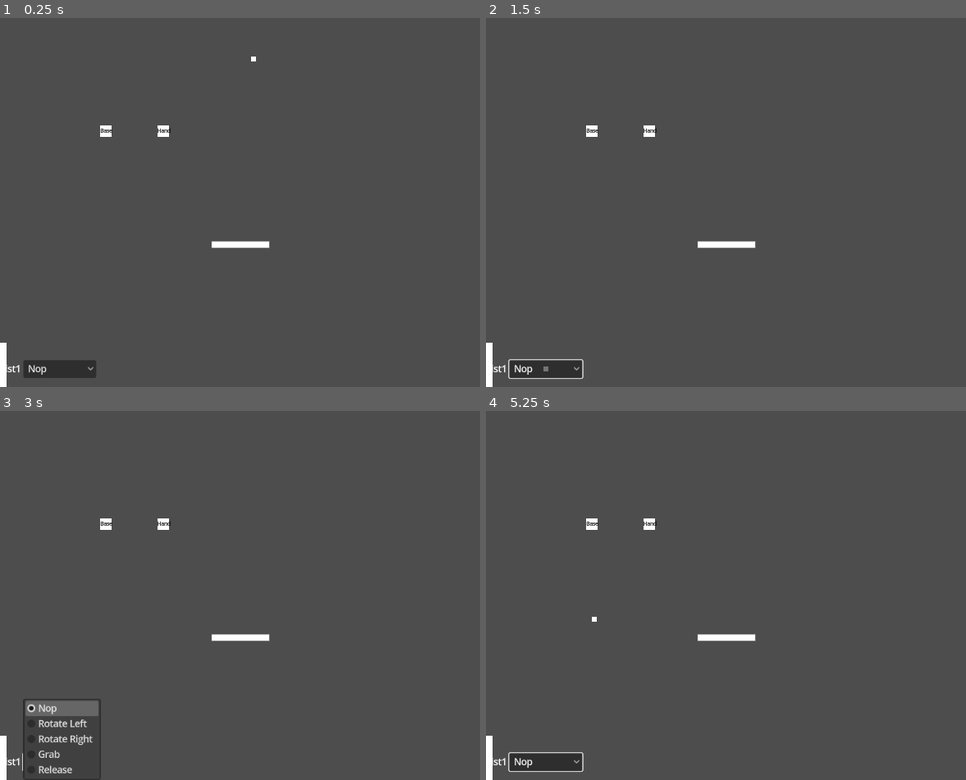
Above: before the commit, frames 1-4 (two rows, left to right).
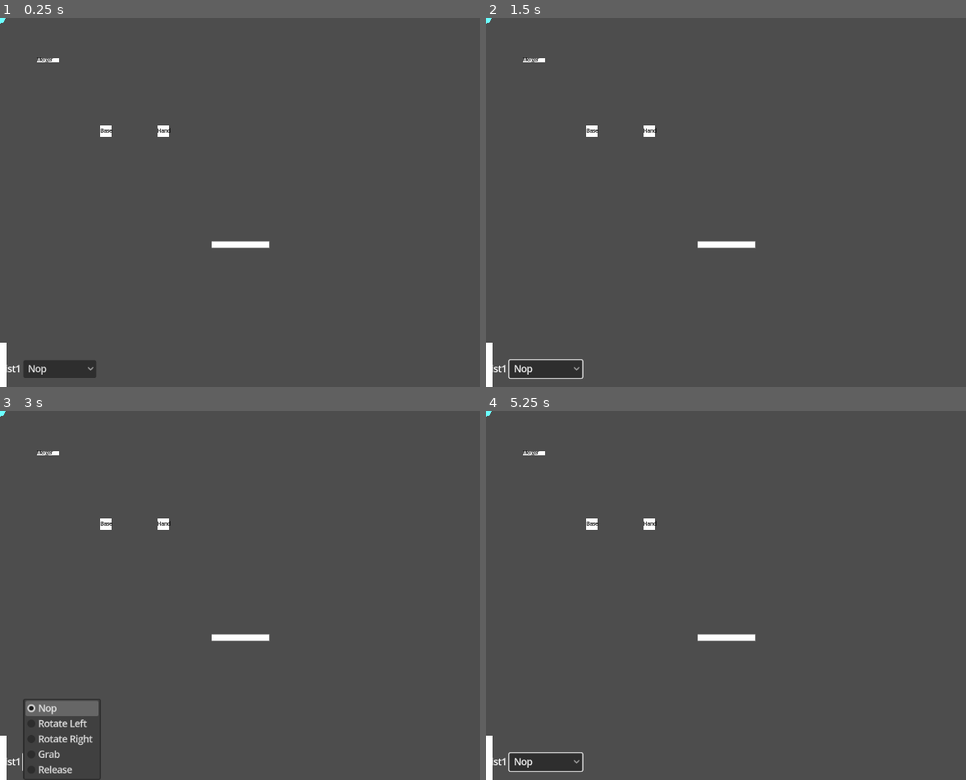
Above: after the commit, the same moments.

Repository: hpi-swa-lab/godot-pronto
Game: Godot game, scene res://prototypes/i4w1-opus-magnum/opus-magnum.tscn
Same seed, same stepped clock (60 frames per second), same inputs: the game is played once before the commit and once after it. The project has no main scene, so this scene is started directly.
Inputs (mouse positions are in pixels of both pictures, inside the frame that each line leads up to):
- Up to frame 1 (0.25 s): no input
- Up to frame 2 (1.5 s): click "Nop" at 0.5 s; tap Enter (ui_accept) at 1.25 s; move the mouse to (956, 184) at 1.27 s; hold Right (ui_right) from 1.28 s (still down); tap J at 1.35 s; click (956, 184) at 1.42 s
- Up to frame 3 (3 s): tap Enter (ui_accept) at 1.52, 2, 2.75 s; release Right (ui_right) at 2 s; drag from (196, 613) to (57, 761) at 2.02 s; move the mouse to (393, 514) at 2.77 s; hold Left (ui_left) from 2.78 s (still down); tap I at 2.85 s
- Up to frame 4 (5.25 s): release Left (ui_left) at 3.5 s; tap Enter (ui_accept) at 3.5, 4.25, 4.52, 5 s; drag from (783, 669) to (591, 525) at 3.52 s; move the mouse to (outside the picture) at 4.27 s; hold Right (ui_right) 4.28-5 s; tap E at 4.35 s; drag from (615, 540) to (548, 779) at 5.02 s

The runs differ from the first frame. In frame 1, less than 0.1% of the frame differs, in the area x 0-54%, y 0-12%; in frame 2, less than 0.1%; in frame 3, less than 0.1%; in frame 4, less than 0.1%.

Commit message:
merging and grabbing of spawned atoms

Diff:
--- a/prototypes/i4w1-opus-magnum/opus-magnum.tscn
+++ b/prototypes/i4w1-opus-magnum/opus-magnum.tscn
@@ -107,10 +107,15 @@
 		return
 
 	var target = molecules[0]
-	var transform = target.global_transform
-	target.get_parent().remove_child(target)
-	to.get_node(\"Hand\").add_child(target)
-	target.global_transform = transform
+	target.top_level = false
+
+	var after = func():
+		var transform = target.global_transform
+		target.get_parent().remove_child(target)
+		to.get_node(\"Hand\").add_child(target)
+		target.global_transform = transform
+		print(\"Grab\")
+	after.call_deferred()
 "
 
 [sub_resource type="Resource" id="Resource_sjaap"]
@@ -164,6 +169,7 @@
 	desk.add_child(target)
 	target.global_transform = transform
 
+	print(\"Release\")
 "
 
 [sub_resource type="Resource" id="Resource_5exp8"]
@@ -412,21 +418,37 @@
 	return true
 "
 
-[sub_resource type="Resource" id="Resource_865p7"]
-script = ExtResource("5_drryg")
-nested_script = SubResource("GDScript_0d18d")
+[sub_resource type="Resource" id="Resource_gvf71"]
+script = ExtResource("5_drryg")
+nested_script = SubResource("GDScript_dnach")
 argument_names = ["from", "to"]
 return_value = true
 
-[sub_resource type="Resource" id="Resource_rvfwo"]
+[sub_resource type="Resource" id="Resource_1w5qb"]
 script = ExtResource("6_j0vsh")
 signal_name = "elapsed"
-to = NodePath("../Spawner")
+to = NodePath("../ArmSpawner")
 invoke = "spawn"
 arguments = []
-only_if = SubResource("Resource_865p7")
-deferred = false
-enabled = true
+only_if = SubResource("Resource_gvf71")
+deferred = false
+enabled = true
+
+[sub_resource type="CircleShape2D" id="CircleShape2D_qw4sk"]
+
+[sub_resource type="GDScript" id="GDScript_82m0q"]
+script/source = "@tool
+extends U
+@warning_ignore(\"unused_parameter\")
+func run(from, to):
+	return to.get_node(\"../Cursor\").global_position
+"
+
+[sub_resource type="Resource" id="Resource_g8dfc"]
+script = ExtResource("5_drryg")
+nested_script = SubResource("GDScript_82m0q")
+argument_names = ["from", "to"]
+return_value = true
 
 [sub_resource type="GDScript" id="GDScript_lh4a1"]
 script/source = "@tool
@@ -446,8 +468,8 @@
 script = ExtResource("6_j0vsh")
 signal_name = "just_down"
 to = NodePath("..")
-invoke = "spawn"
-arguments = []
+invoke = "spawn_at"
+arguments = [SubResource("Resource_g8dfc")]
 only_if = SubResource("Resource_rq0hp")
 deferred = false
 enabled = true
@@ -494,32 +516,92 @@
 deferred = false
 enabled = true
 
+[sub_resource type="GDScript" id="GDScript_12ds5"]
+script/source = "@tool
+extends U
+@warning_ignore(\"unused_parameter\")
+func run(other, direction, from, to):
+	var molecules = to.get_overlapping_areas().filter(
+		func(n: Node):
+			return n.is_in_group(\"molecules\")
+	)
+
+	print(\"Hello\")
+	if molecules.size() != 2:
+		return
+
+	var A = molecules[0]
+	var B = molecules[1]
+	if B.get_parent().name != \"Desk\" or B == G.at(\"dragged_object\"):
+		A = B
+		B = molecules[0]
+
+	for atom in B.get_children():
+		var transform = atom.global_transform
+		B.remove_child(atom)
+		A.add_child(atom)
+		atom.global_transform = transform
+	B.queue_free()
+
+"
+
+[sub_resource type="Resource" id="Resource_vplfd"]
+script = ExtResource("5_drryg")
+nested_script = SubResource("GDScript_12ds5")
+argument_names = ["other", "direction", "from", "to"]
+return_value = false
+
+[sub_resource type="GDScript" id="GDScript_yutko"]
+script/source = "@tool
+extends U
+@warning_ignore(\"unused_parameter\")
+func run(other, direction, from, to):
+	return true
+"
+
+[sub_resource type="Resource" id="Resource_s2dky"]
+script = ExtResource("5_drryg")
+nested_script = SubResource("GDScript_yutko")
+argument_names = ["other", "direction", "from", "to"]
+return_value = true
+
+[sub_resource type="Resource" id="Resource_1v4n2"]
+script = ExtResource("6_j0vsh")
+signal_name = "collided"
+to = NodePath("..")
+invoke = ""
+arguments = []
+only_if = SubResource("Resource_s2dky")
+expression = SubResource("Resource_vplfd")
+deferred = false
+enabled = true
+
 [node name="Node2D" type="Node2D"]
 
-[node name="Spawner" type="Node2D" parent="."]
+[node name="ArmSpawner" type="Node2D" parent="."]
 position = Vector2(186, 199)
 script = ExtResource("1_ggulk")
 
-[node name="Robot" type="Node2D" parent="Spawner"]
-
-[node name="Arm" type="Area2D" parent="Spawner/Robot"]
-
-[node name="Hand" type="Node2D" parent="Spawner/Robot/Arm"]
+[node name="Robot" type="Node2D" parent="ArmSpawner"]
+
+[node name="Arm" type="Area2D" parent="ArmSpawner/Robot"]
+
+[node name="Hand" type="Node2D" parent="ArmSpawner/Robot/Arm"]
 position = Vector2(100, 0)
 script = ExtResource("1_cm6jg")
 label = "Hand"
 keep_in_origin = false
 
-[node name="Collision" type="Node2D" parent="Spawner/Robot/Arm"]
+[node name="Collision" type="Node2D" parent="ArmSpawner/Robot/Arm"]
 position = Vector2(29, 52)
 script = ExtResource("3_8q8n7")
 metadata/pronto_connections = []
 
-[node name="Base" type="Node2D" parent="Spawner/Robot/Arm"]
+[node name="Base" type="Node2D" parent="ArmSpawner/Robot/Arm"]
 script = ExtResource("1_cm6jg")
 label = "Base"
 
-[node name="VisualLine" type="Node2D" parent="Spawner/Robot/Arm/Base" node_paths=PackedStringArray("from", "to")]
+[node name="VisualLine" type="Node2D" parent="ArmSpawner/Robot/Arm/Base" node_paths=PackedStringArray("from", "to")]
 show_behind_parent = true
 z_index = -10
 script = ExtResource("2_o0onj")
@@ -527,17 +609,17 @@
 to = NodePath("../../Hand")
 line_width = 10
 
-[node name="Program" type="HBoxContainer" parent="Spawner/Robot"]
+[node name="Program" type="HBoxContainer" parent="ArmSpawner/Robot"]
 offset_left = -52.0
 offset_top = 140.0
 offset_right = 128.0
 offset_bottom = 171.0
 
-[node name="Label" type="Label" parent="Spawner/Robot/Program"]
+[node name="Label" type="Label" parent="ArmSpawner/Robot/Program"]
 layout_mode = 2
 text = "List1"
 
-[node name="Instruction" type="OptionButton" parent="Spawner/Robot/Program"]
+[node name="Instruction" type="OptionButton" parent="ArmSpawner/Robot/Program"]
 layout_mode = 2
 mouse_filter = 1
 item_count = 5
@@ -553,21 +635,21 @@
 popup/item_4/text = "Release"
 popup/item_4/id = 4
 
-[node name="Trigger" type="Area2D" parent="Spawner/Robot/Program/Instruction"]
+[node name="Trigger" type="Area2D" parent="ArmSpawner/Robot/Program/Instruction"]
 position = Vector2(0, 28.0285)
 collision_layer = 8
 collision_mask = 8
 
-[node name="CollisionShape2D" type="CollisionShape2D" parent="Spawner/Robot/Program/Instruction/Trigger"]
+[node name="CollisionShape2D" type="CollisionShape2D" parent="ArmSpawner/Robot/Program/Instruction/Trigger"]
 position = Vector2(69.5, 16.0285)
 shape = SubResource("RectangleShape2D_adf4g")
 
-[node name="Collision" type="Node2D" parent="Spawner/Robot/Program/Instruction/Trigger"]
+[node name="Collision" type="Node2D" parent="ArmSpawner/Robot/Program/Instruction/Trigger"]
 position = Vector2(1.00001, -91.0285)
 script = ExtResource("3_8q8n7")
 metadata/pronto_connections = [SubResource("Resource_0bc8q"), SubResource("Resource_iy2le"), SubResource("Resource_615c5"), SubResource("Resource_wnkei")]
 
-[node name="Clock" type="Node2D" parent="Spawner/Robot/Program"]
+[node name="Clock" type="Node2D" parent="ArmSpawner/Robot/Program"]
 position = Vector2(-30, -68)
 script = ExtResource("8_7crgp")
 one_shot = true
@@ -579,6 +661,7 @@
 position = Vector2(445, 72)
 
 [node name="Placeholder" type="Node2D" parent="Cursor"]
+visible = false
 script = ExtResource("1_cm6jg")
 placeholder_size = Vector2(10, 10)
 
@@ -593,29 +676,27 @@
 one_shot = true
 duration_seconds = 0.0001
 trigger_interval_in_seconds = 1.0
-metadata/pronto_connections = [SubResource("Resource_rvfwo")]
-
-[node name="PositionMarker" type="Marker2D" parent="Clock"]
-unique_name_in_owner = true
-position = Vector2(-273, 533)
-
-[node name="AtomSpawner" type="Node2D" parent="." node_paths=PackedStringArray("container")]
+metadata/pronto_connections = [SubResource("Resource_1w5qb")]
+
+[node name="Hydrogen" type="Node2D" parent="." node_paths=PackedStringArray("container")]
 position = Vector2(488, 215)
 script = ExtResource("1_ggulk")
 container = NodePath("../Desk")
 
-[node name="Molecule" type="Area2D" parent="AtomSpawner" groups=["molecules"]]
-
-[node name="Atom" type="Node2D" parent="AtomSpawner/Molecule"]
-script = ExtResource("1_cm6jg")
-label = "Atom"
-color = Color(0.376471, 1, 1, 1)
-placeholder_size = Vector2(13, 13)
-
-[node name="Key" type="Node2D" parent="AtomSpawner"]
+[node name="Molecule" type="Area2D" parent="Hydrogen" groups=["molecules"]]
+
+[node name="Atom" type="CollisionShape2D" parent="Hydrogen/Molecule"]
+shape = SubResource("CircleShape2D_qw4sk")
+
+[node name="Polygon2D" type="Polygon2D" parent="Hydrogen/Molecule/Atom"]
+show_behind_parent = true
+color = Color(0.423529, 1, 1, 1)
+polygon = PackedVector2Array(-7, -7, -10, 0, -6, 8, 0, 10, 6, 8, 10, 0, 8, -6, 0, -10)
+
+[node name="Key" type="Node2D" parent="Hydrogen"]
 position = Vector2(21, 89)
 script = ExtResource("9_adfup")
-key = "A"
+key = "H"
 metadata/pronto_connections = [SubResource("Resource_6akkc")]
 
 [node name="ProgramCounter" type="Area2D" parent="."]
@@ -636,3 +717,52 @@
 
 [node name="Desk" type="Node2D" parent="."]
 unique_name_in_owner = true
+
+[node name="Molecule" type="Area2D" parent="Desk" groups=["molecules"]]
+
+[node name="Atom" type="CollisionShape2D" parent="Desk/Molecule"]
+shape = SubResource("CircleShape2D_qw4sk")
+
+[node name="Polygon2D" type="Polygon2D" parent="Desk/Molecule/Atom"]
+show_behind_parent = true
+color = Color(0.423529, 1, 1, 1)
+polygon = PackedVector2Array(-7, -7, -10, 0, -6, 8, 0, 10, 6, 8, 10, 0, 8, -6, 0, -10)
+
+[node name="Merger" type="Area2D" parent="."]
+position = Vector2(84, 74)
+
+[node name="Placeholder" type="Node2D" parent="Merger"]
+script = ExtResource("1_cm6jg")
+label = "Merger"
+placeholder_size = Vector2(39, 8)
+
+[node name="Collision" type="Node2D" parent="Merger"]
+position = Vector2(-15, 48)
+script = ExtResource("3_8q8n7")
+limit_to_group = "molecules"
+metadata/pronto_connections = [SubResource("Resource_1v4n2")]
+
+[node name="PositionMarker" type="Marker2D" parent="."]
+unique_name_in_owner = true
+position = Vector2(0, 601)
+
+[node name="Oxygen" type="Node2D" parent="." node_paths=PackedStringArray("container")]
+position = Vector2(725, 388)
+script = ExtResource("1_ggulk")
+container = NodePath("../Desk")
+
+[node name="Molecule" type="Area2D" parent="Oxygen" groups=["molecules"]]
+
+[node name="Atom" type="CollisionShape2D" parent="Oxygen/Molecule"]
+shape = SubResource("CircleShape2D_qw4sk")
+
+[node name="Polygon2D" type="Polygon2D" parent="Oxygen/Molecule/Atom"]
+show_behind_parent = true
+color = Color(0.929412, 0.870588, 0.976471, 1)
+polygon = PackedVector2Array(-7, -7, -10, 0, -6, 8, 0, 10, 6, 8, 10, 0, 8, -6, 0, -10)
+
+[node name="Key" type="Node2D" parent="Oxygen"]
+position = Vector2(21, 89)
+script = ExtResource("9_adfup")
+key = "O"
+metadata/pronto_connections = [SubResource("Resource_6akkc")]
Not shown: 2 places in prototypes/i4w1-opus-magnum/opus-magnum.tscn that only renumber resources
